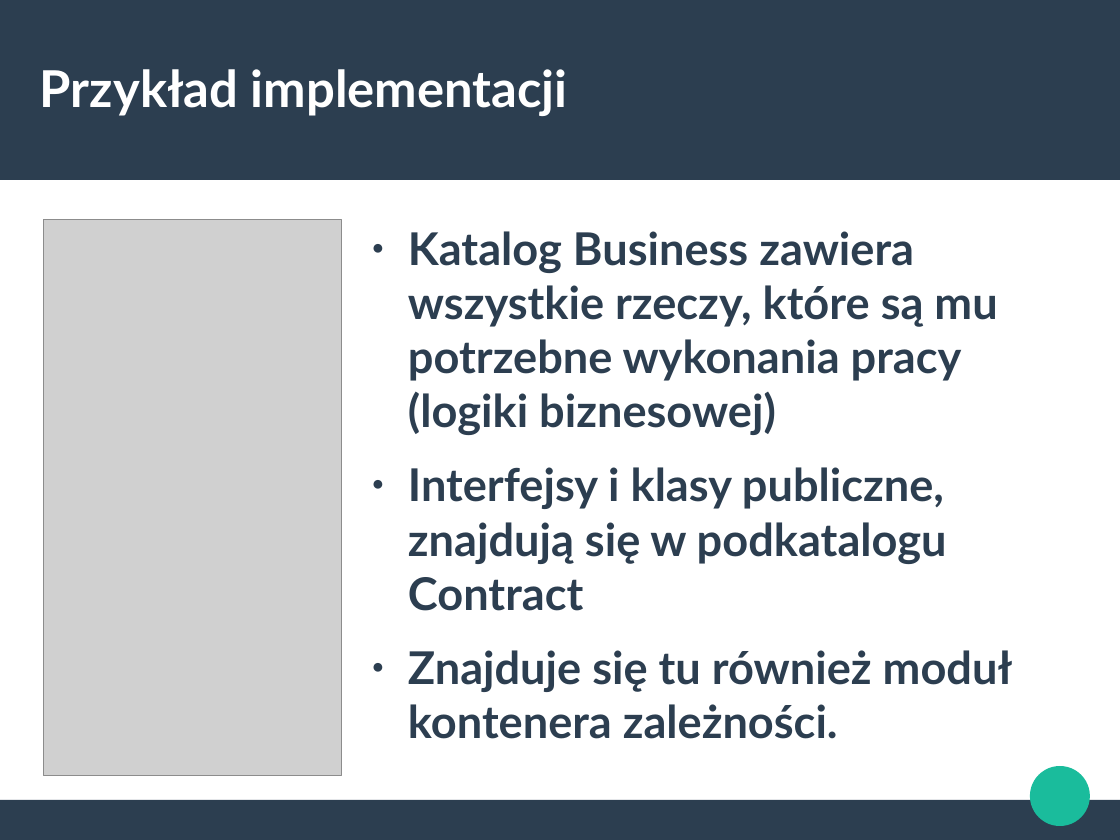
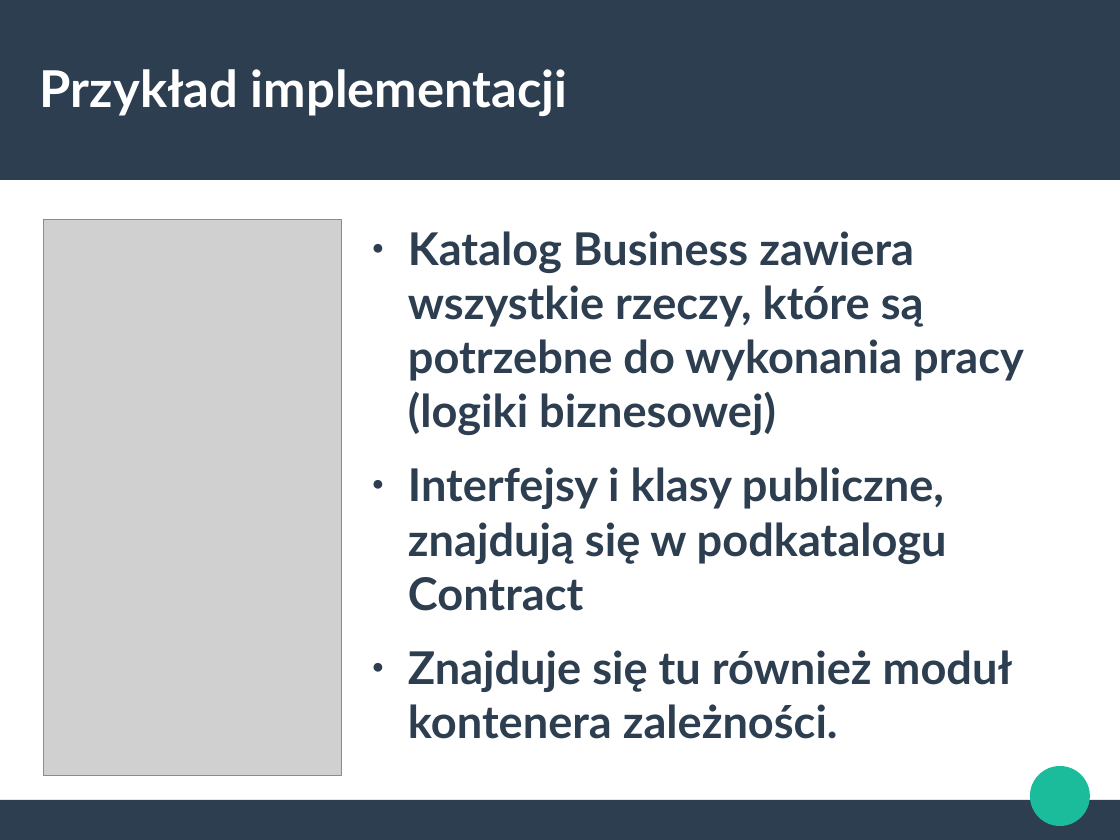
Before and after one commit to bartoszgolek/PHPers, a slide deck: slide 22 of Prezentacja PHPers.odp. Drawn at 1120x840 pixels with LibreOffice and Linux fonts; fonts in the diff are those of the drawing; grey boxes stand for pictures. Boxes give left, top, right and bottom in pixels: in the first picture for what was removed or moved away, otherwise in the second. Text is boxed around its words. In the diff, an @@ line names an element or a change of style, - is before the commit and + after.

```diff
--- a/Prezentacja PHPers.odp
+++ b/Prezentacja PHPers.odp
@@ text at [408,231,1024,435]: text changed @@
-● Katalog Business zawiera wszystkie rzeczy, które są mu potrzebne wykonania pracy (logiki biznesowej)
+● Katalog Business zawiera wszystkie rzeczy, które są potrzebne do wykonania pracy (logiki biznesowej)
```
Also in this commit, not shown: 1 other slide changed.
